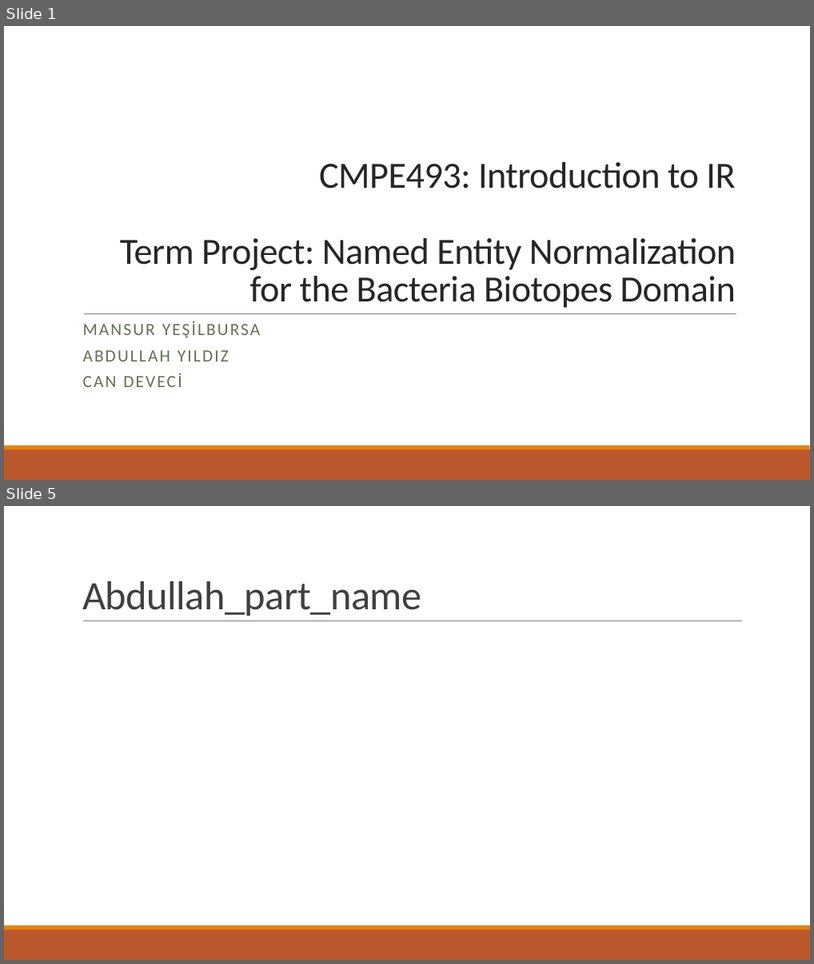
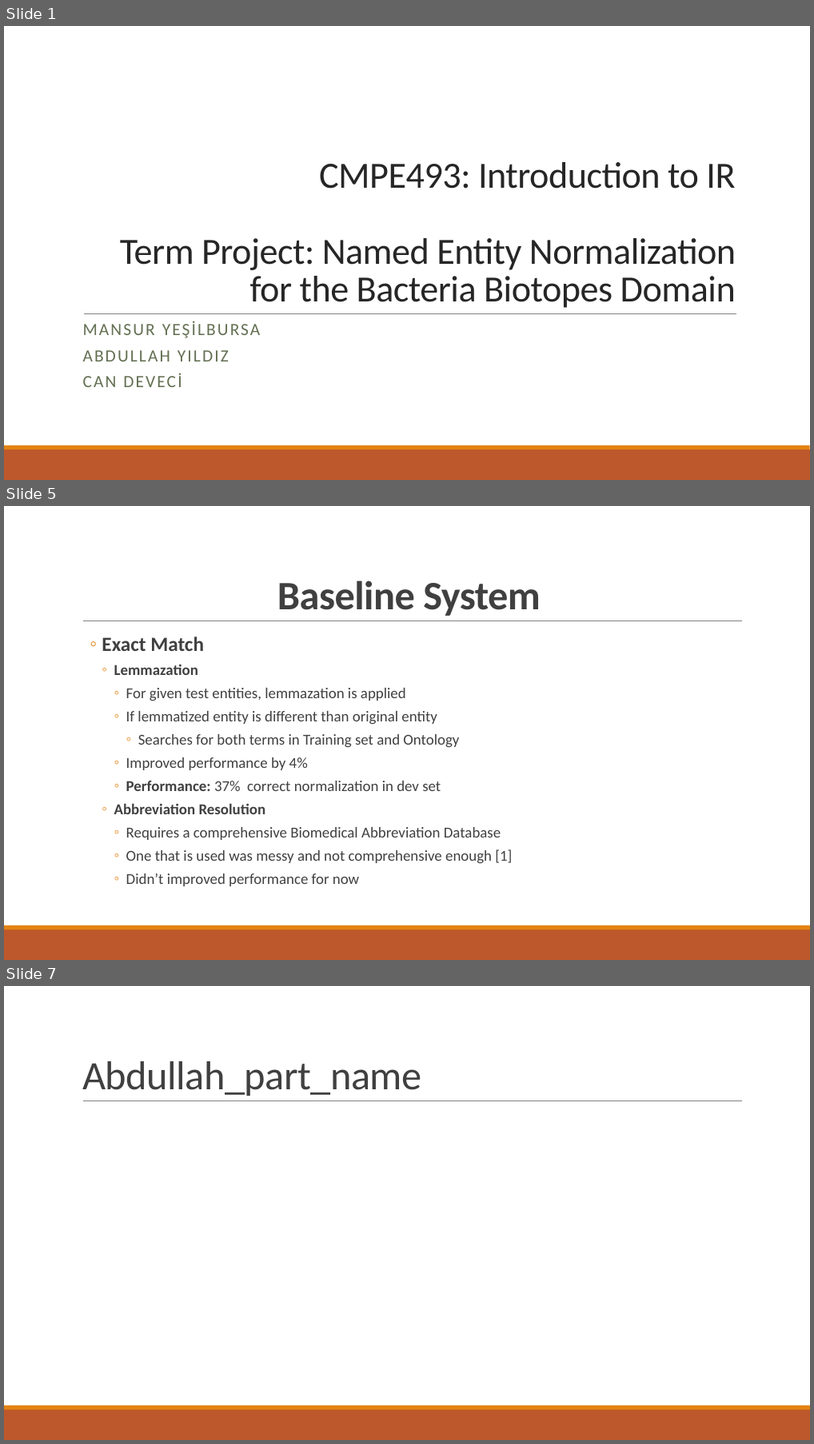
Before and after one commit to abdullahyldz/Cmpe493TermProject, a slide deck: Slides/Mansur Yeşilbursa.pptx. Shown one above the other, each under a label of ours: slides 1 and 5 before the commit, slides 1, 5 and 7 after it; the slides between them are not shown. The pictures are 814x964 and 814x1444 pixels, drawn with LibreOffice and Linux fonts; fonts in the diff are those of the drawing. Boxes give left, top, right and bottom in pixels: in the first picture for what was removed or moved away, otherwise in the second. Text is boxed around its words. In the diff, an @@ line names an element or a change of style, - is before the commit and + after.

Commit message:
slides are prepared, minor updates on baseline

```diff
--- a/Slides/Mansur Yeşilbursa.pptx
+++ b/Slides/Mansur Yeşilbursa.pptx
@@ slide 5 added at box(4, 506, 810, 960), background #FFFFFF; not listed: 3 template elements that a slide beside it also shows @@
@@ title added at box(278, 580, 541, 616), 48 pt, text #404040, bold @@
+Baseline System
@@ text added at box(102, 636, 512, 886), 18 pt, text #404040 @@
+  ◦ Exact Match
+    ◦ Lemmazation
+      ◦ For given test entities, lemmazation is applied
+      ◦ If lemmatized entity is different than original entity
+        ◦ Searches for both terms in Training set and Ontology
+      ◦ Improved performance by 4%
+      ◦ Performance: 37% correct normalization in dev set
+    ◦ Abbreviation Resolution
+      ◦ Requires a comprehensive Biomedical Abbreviation Database
+      ◦ One that is used was messy and not comprehensive enough [1]
+      ◦ Didn’t improved performance for now
@@ what was slide 5 is now slide 7 @@
```
Also in this commit, not shown: 2 slides changed, 3 other slides added, 1 slide removed, 3 other files.
